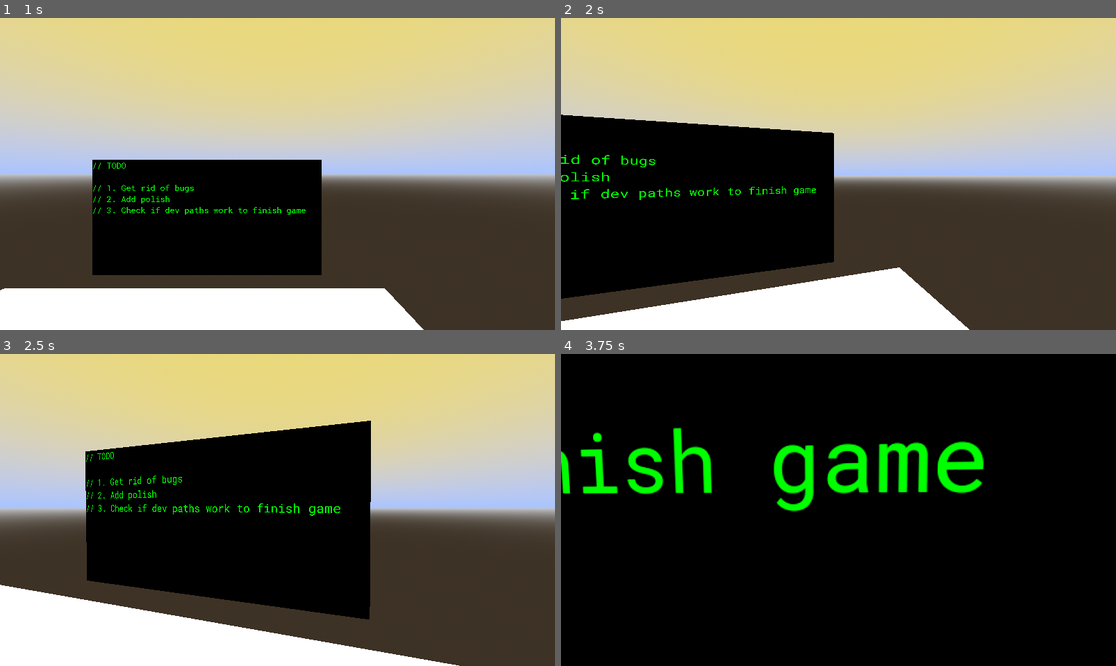
Above: before the commit, frames 1-4 (two rows, left to right).
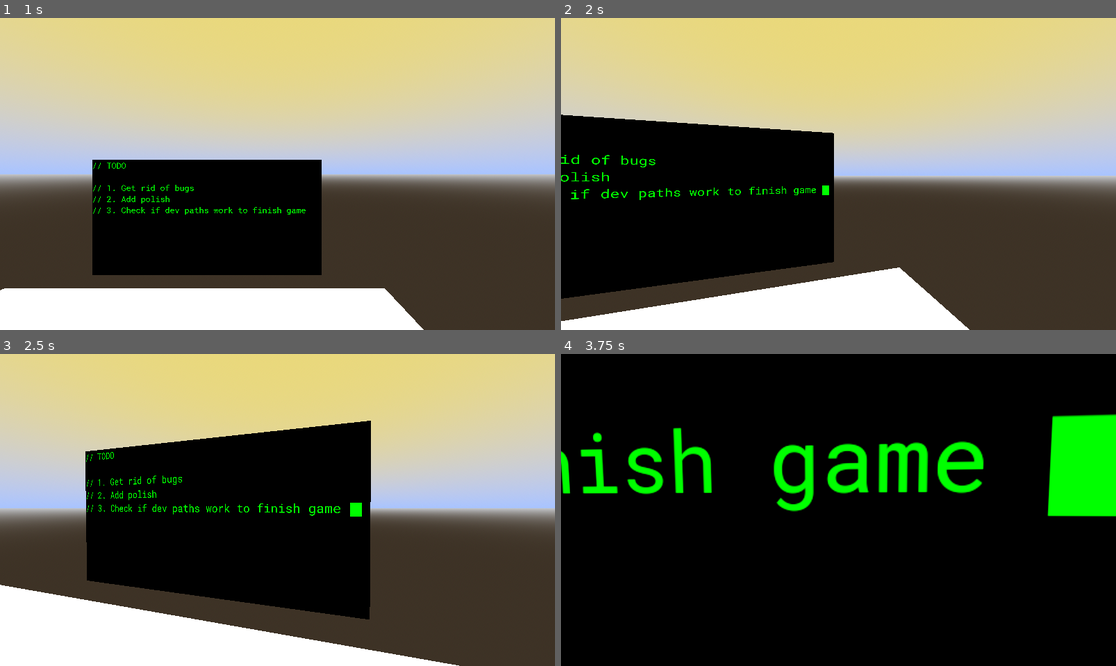
Above: after the commit, the same moments.

Repository: CodeOS99/CrumblingFramework
Game: Godot game, scene res://scenes/main_menu.tscn
Same seed, same stepped clock (60 frames per second), same inputs: the game is played once before the commit and once after it.
Inputs (mouse positions are in pixels of both pictures, inside the frame that each line leads up to):
- Up to frame 1 (1 s): click "Play" at 0.5 s
- Up to frame 2 (2 s): tap Enter at 1.25 s; move the mouse to (866, 174) at 1.27 s; hold W (up) from 1.28 s (still down); hold Shift (sprint) from 1.28 s (still down); tap Space (jump) at 1.52 s
- Up to frame 3 (2.5 s): keep holding W (up); move the mouse to (249, 510) at 2.02 s; release Shift (sprint) at 2.03 s; tap Alt at 2.1 s; tap Space (jump) at 2.27 s
- Up to frame 4 (3.75 s): keep holding W (up); move the mouse to (849, 503) at 2.77 s; hold Shift (sprint) 2.78-3.53 s; move the mouse to (832, 516) at 3.52 s; tap Alt at 3.6 s

Frame 1 is identical in both runs. In frame 2, less than 0.1% of the frame differs, in the area x 47-49%, y 53-57%; in frame 3, less than 0.1%; in frame 4, 3.9%, in the area x 87-100%, y 19-53%.

Commit message:
Added a flickering caret at the end of the text

Diff:
--- a/scenes/main_game.tscn
+++ b/scenes/main_game.tscn
@@ -1,7 +1,8 @@
-[gd_scene load_steps=11 format=3 uid="uid://csh7mpin7pig6"]
+[gd_scene load_steps=12 format=3 uid="uid://csh7mpin7pig6"]
 
 [ext_resource type="PackedScene" uid="uid://va5r6sdd2y6c" path="res://scenes/player.tscn" id="1_d1c0c"]
 [ext_resource type="FontFile" uid="uid://cg3m37bqjb0b4" path="res://assets/fonts/RobotoMono-Regular.ttf" id="2_fgkx8"]
+[ext_resource type="Script" path="res://scripts/todo_list.gd" id="3_q3g2n"]
 
 [sub_resource type="ProceduralSkyMaterial" id="ProceduralSkyMaterial_4h7yt"]
 sky_top_color = Color(0.835235, 0.73255, 0.366848, 1)
@@ -64,7 +65,7 @@
 grow_vertical = 2
 texture = SubResource("NoiseTexture2D_ts444")
 
-[node name="Label" type="Label" parent="SubViewport"]
+[node name="TodoList" type="Label" parent="SubViewport"]
 offset_right = 315.0
 offset_bottom = 100.0
 theme_override_colors/font_color = Color(0, 1, 0, 1)
@@ -75,6 +76,7 @@
 // 1. Get rid of bugs
 // 2. Add polish
 // 3. Check if dev paths work to finish game"
+script = ExtResource("3_q3g2n")
 
 [node name="Sprite3D" type="Sprite3D" parent="."]
 transform = Transform3D(1, 0, 0, 0, 1, 0, 0, 0, 1, 0, 5.22916, -17.5125)
--- /dev/null
+++ b/scripts/todo_list.gd
@@ -0,0 +1,14 @@
+extends Label
+
+const INIT_T = .3
+var t = INIT_T
+
+func _process(delta: float) -> void:
+	t -= delta
+	if t<= 0:
+		if text[-1] == "█":
+			text = text.replace(" █", "")
+		else:
+			text += " █"
+
+		t= INIT_T
